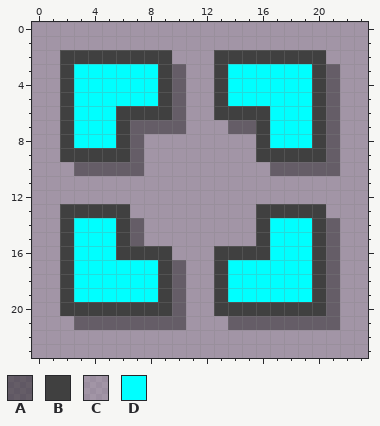
Pixel-art sprite -- src/jvmMain/resources/24x24/ZoomExtents.png. Above, as it was before the edit.
The file is 24x24 pixels.
Palette (. is transparent): A #3a3a3ab0  B #404040  C #80808080  D #00ffff
The same view after the edit:
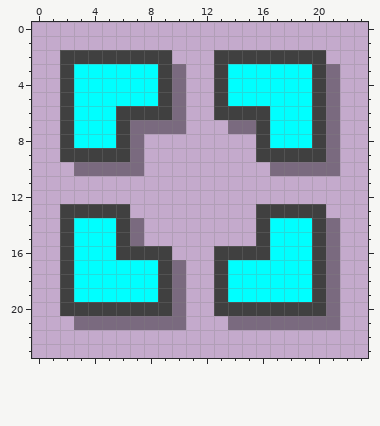
Diff:
{"colour":"A","old":"#3a3a3ab0","new":"#00000060"}
{"y":0,"x":0,"old":"CCCCCCCCCCCCCCCCCCCCCCCC","new":"........................"}
{"y":1,"x":0,"old":"CCCCCCCCCCCCCCCCCCCCCCCC","new":"........................"}
{"y":2,"x":0,"old":"CC","new":".."}
{"y":2,"x":10,"old":"CCC","new":"..."}
{"y":2,"x":21,"old":"CCC","new":"..."}
{"y":3,"x":0,"old":"CC","new":".."}
{"y":3,"x":11,"old":"CC","new":".."}
{"y":3,"x":22,"old":"CC","new":".."}
{"y":4,"x":0,"old":"CC","new":".."}
{"y":4,"x":11,"old":"CC","new":".."}
{"y":4,"x":22,"old":"CC","new":".."}
{"y":5,"x":0,"old":"CC","new":".."}
{"y":5,"x":11,"old":"CC","new":".."}
{"y":5,"x":22,"old":"CC","new":".."}
{"y":6,"x":0,"old":"CC","new":".."}
{"y":6,"x":11,"old":"CC","new":".."}
{"y":6,"x":22,"old":"CC","new":".."}
{"y":7,"x":0,"old":"CC","new":".."}
{"y":7,"x":11,"old":"CCC","new":"..."}
{"y":7,"x":22,"old":"CC","new":".."}
{"y":8,"x":0,"old":"CC","new":".."}
{"y":8,"x":8,"old":"CCCCCCCC","new":"........"}
{"y":8,"x":22,"old":"CC","new":".."}
{"y":9,"x":0,"old":"CC","new":".."}
{"y":9,"x":8,"old":"CCCCCCCC","new":"........"}
{"y":9,"x":22,"old":"CC","new":".."}
{"y":10,"x":0,"old":"CCC","new":"..."}
{"y":10,"x":8,"old":"CCCCCCCCC","new":"........."}
{"y":10,"x":22,"old":"CC","new":".."}
{"y":11,"x":0,"old":"CCCCCCCCCCCCCCCCCCCCCCCC","new":"........................"}
{"y":12,"x":0,"old":"CCCCCCCCCCCCCCCCCCCCCCCC","new":"........................"}
{"y":13,"x":0,"old":"CC","new":".."}
{"y":13,"x":7,"old":"CCCCCCCCC","new":"........."}
{"y":13,"x":21,"old":"CCC","new":"..."}
{"y":14,"x":0,"old":"CC","new":".."}
{"y":14,"x":8,"old":"CCCCCCCC","new":"........"}
{"y":14,"x":22,"old":"CC","new":".."}
{"y":15,"x":0,"old":"CC","new":".."}
{"y":15,"x":8,"old":"CCCCCCCC","new":"........"}
{"y":15,"x":22,"old":"CC","new":".."}
{"y":16,"x":0,"old":"CC","new":".."}
{"y":16,"x":10,"old":"CCC","new":"..."}
{"y":16,"x":22,"old":"CC","new":".."}
{"y":17,"x":0,"old":"CC","new":".."}
{"y":17,"x":11,"old":"CC","new":".."}
{"y":17,"x":22,"old":"CC","new":".."}
{"y":18,"x":0,"old":"CC","new":".."}
{"y":18,"x":11,"old":"CC","new":".."}
{"y":18,"x":22,"old":"CC","new":".."}
{"y":19,"x":0,"old":"CC","new":".."}
{"y":19,"x":11,"old":"CC","new":".."}
{"y":19,"x":22,"old":"CC","new":".."}
{"y":20,"x":0,"old":"CC","new":".."}
{"y":20,"x":11,"old":"CC","new":".."}
{"y":20,"x":22,"old":"CC","new":".."}
{"y":21,"x":0,"old":"CCC","new":"..."}
{"y":21,"x":11,"old":"CCC","new":"..."}
{"y":21,"x":22,"old":"CC","new":".."}
{"y":22,"x":0,"old":"CCCCCCCCCCCCCCCCCCCCCCCC","new":"........................"}
{"y":23,"x":0,"old":"CCCCCCCCCCCCCCCCCCCCCCCC","new":"........................"}
